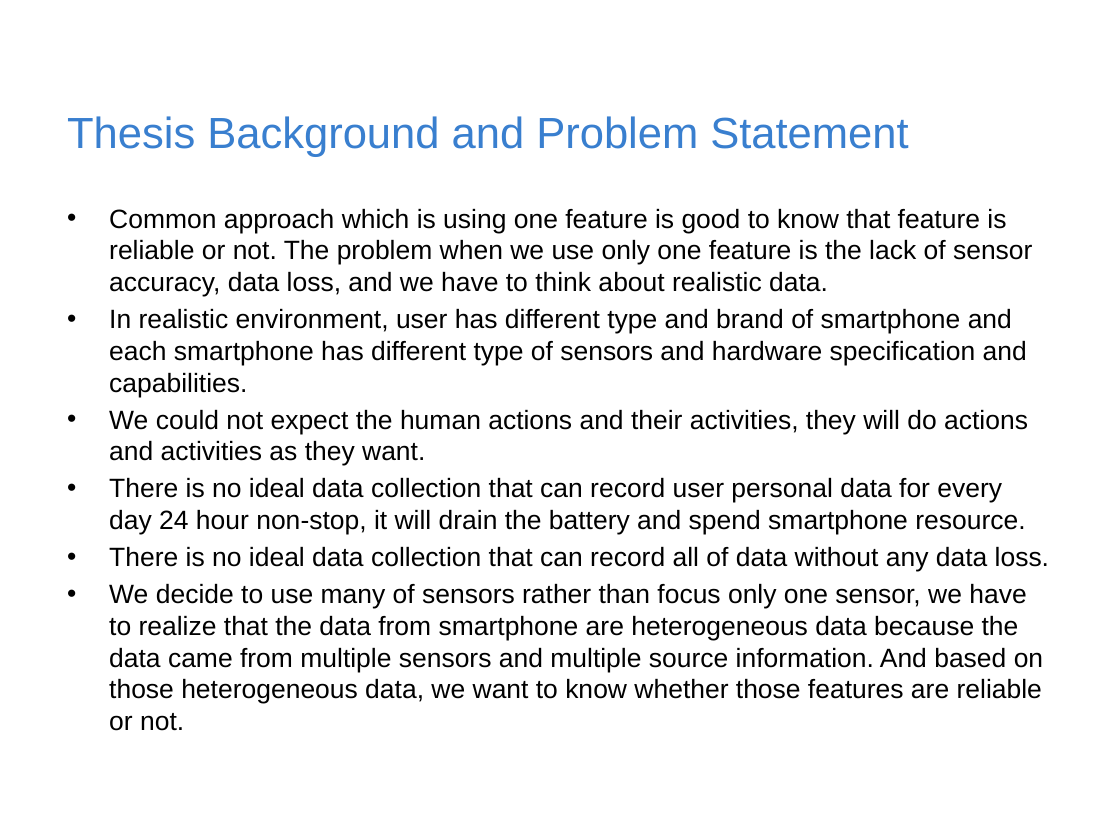
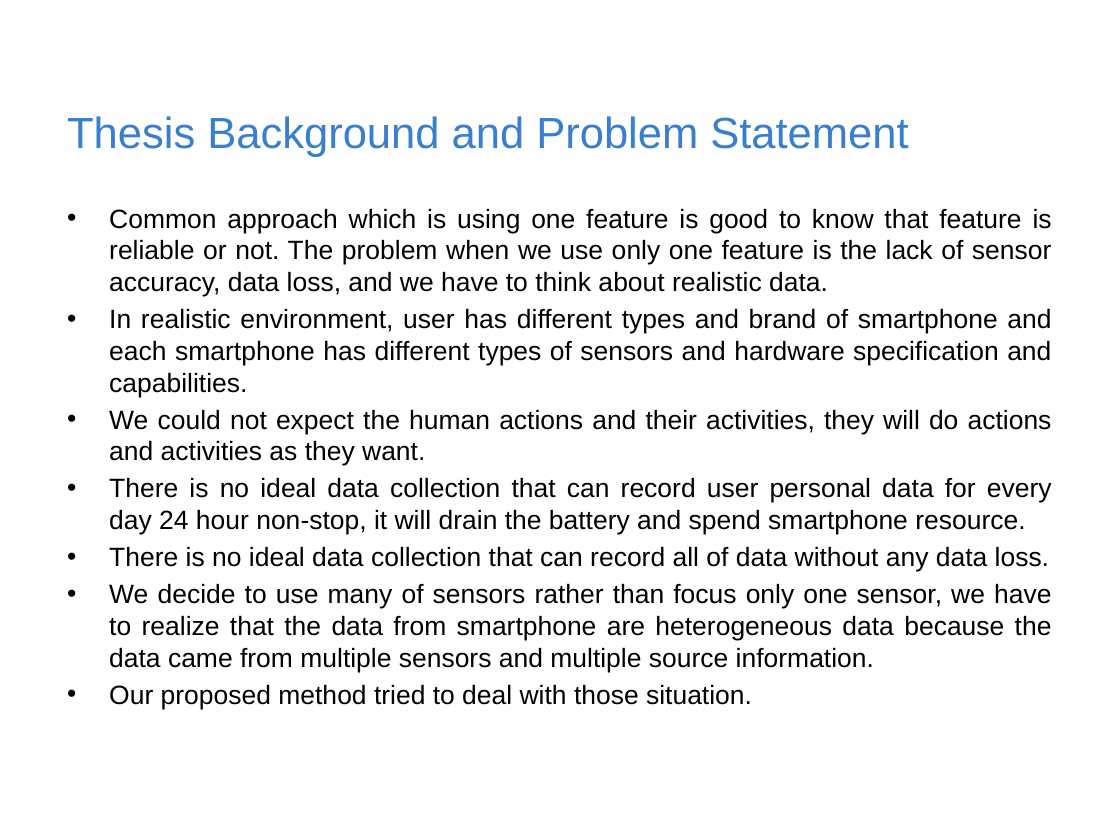
Before and after one commit to rischanlab/MyThesis, a slide deck: slide 4 of Thesis-presentation.pptx (slide 3 before the commit). Drawn at 1120x840 pixels with LibreOffice and Linux fonts; fonts in the diff are those of the drawing; background and template pictures are left out. Boxes give left, top, right and bottom in pixels: in the first picture for what was removed or moved away, otherwise in the second. Text is boxed around its words. In the diff, an @@ line names an element or a change of style, - is before the commit and + after.

Commit message:
modified thesis presentation

```diff
--- a/Thesis-presentation.pptx
+++ b/Thesis-presentation.pptx
@@ text at bbox=[109, 208, 1052, 572]: alignment left to justified @@
@@ text at bbox=[109, 308, 1051, 397]: text changed @@
-• In realistic environment, user has different type and brand of smartphone and each smartphone has different type of sensors and hardware specification and capabilities.
+• In realistic environment, user has different types and brand of smartphone and each smartphone has different types of sensors and hardware specification and capabilities.
@@ text at bbox=[109, 583, 1052, 709]: text changed @@
-• We decide to use many of sensors rather than focus only one sensor, we have to realize that the data from smartphone are heterogeneous data because the data came from multiple sensors and multiple source information. And based on those heterogeneous data, we want to know whether those features are reliable or not.
+• We decide to use many of sensors rather than focus only one sensor, we have to realize that the data from smartphone are heterogeneous data because the data came from multiple sensors and multiple source information.
+• Our proposed method tried to deal with those situation.
```
Also in this commit, not shown: 12 other slides changed, 6 slides added, 5 slides removed.
